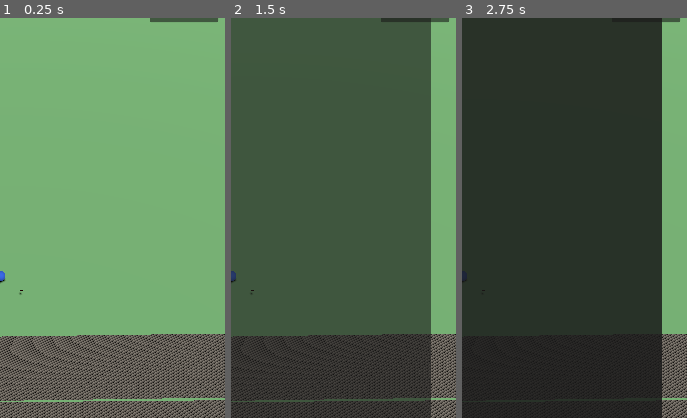
Above: before the commit, frames 1-3 (left to right).
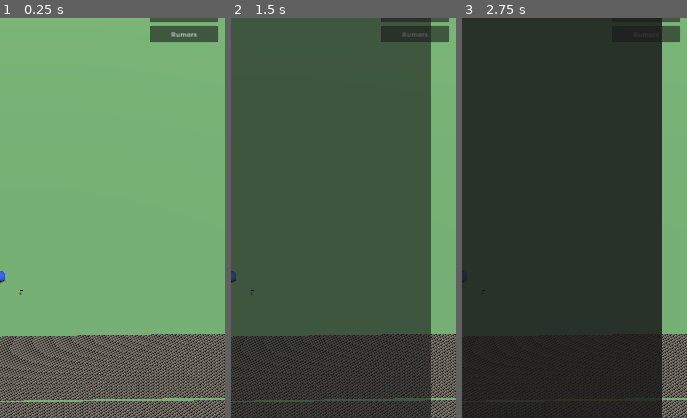
Above: after the commit, the same moments.

Repository: Dominic339/Shared-Skies
Game: Godot game, scene res://scenes/Main.tscn
Same seed, same stepped clock (60 frames per second), same inputs: the game is played once before the commit and once after it.
Inputs (mouse positions are % of the whole screen's width and height, from its top left):
- Up to frame 1 (0.25 s): no input
- Up to frame 2 (1.5 s): click (14, 3) at 0.52 s; type "12" at 0.6 s; click (14, 5) at 0.75 s; type "12" at 0.83 s; click "Atlas" at 1.25 s
- Up to frame 3 (2.75 s): click "Postcards" at 2 s
The pictures show only the part of the screen within x 50-100%, y 17-67%; the shares and areas given below are measured in that part.

The runs differ from the first frame. In frame 1, 1.2% of the frame differs, in the area x 66-97%, y 2-6%; in frame 2, 1.1%; in frame 3, 0.3%.

Commit message:
Add Rumor submission/confirmation/moderation lifecycle
Reuses the pipeline the schema already anticipated -- landmarks.
lifecycle_state='rumor', landmark_sources.source_type='player_submission',
verifications (confirmation events), submission_tickets (moderation
queue) -- same pattern as profile_card_slots/museum_exhibit_slots
sitting unused until built on.

submit_rumor(): records a Rumor at the submitter's current location,
attached to the nearest published Community by center point (no
boundary/containment data exists yet). confirm_rumor(): one confirmation
per wayfinder (verifications' own unique constraint), never the
original submitter, only within rumors.confirmation_radius_meters of
the Rumor's actual location. Reaching rumors.required_confirmations
moves the associated ticket to in_review, NOT the landmark to
published -- confirmations only prove the place exists and is
reachable, a human still decides whether it belongs in the game.
report_rumor(): unsafe/inaccessible/inappropriate become a
content_report ticket, duplicate its own duplicate_flag ticket, with a
new report_category column preserving the specific reason.

approve_rumor()/reject_rumor(): manual admin decision functions, not
granted to any client role -- Supabase Studio SQL editor only, for now.
Approval promotes the existing landmarks row in place (no new row
needed); rejection preserves the submission and requires a reason,
never deletes anything.

Also added landmarks_rumor_read (additive RLS policy so nearby Rumors
are visible before they're published) and a submitter_notes column on
submission_tickets (the submitter-side counterpart to the existing
resolution_notes, which is reserved for the resolver).

Client: a Rumors screen -- submit at current location, a nearby list
showing "Needs confirmations: X/Y" with Confirm/Report buttons gated by
ownership/prior-confirmation state, and a small report sub-panel.
Community recommendations intentionally not touched -- noted as a
related but separate submission type for later, per the existing
community_recommendations table's own simpler shape.

Co-Authored-By: Claude Sonnet 5 <noreply@anthropic.com>
Claude-Session: https://claude.ai/code/session_01AHmiCVGuG2bKpEKrF4VL2r

Diff:
--- a/client/scenes/Main.tscn
+++ b/client/scenes/Main.tscn
@@ -13,6 +13,7 @@
 [ext_resource type="Script" path="res://scripts/community_board_ui.gd" id="11"]
 [ext_resource type="Script" path="res://scripts/mailbox_ui.gd" id="12"]
 [ext_resource type="Script" path="res://scripts/museum_ui.gd" id="13"]
+[ext_resource type="Script" path="res://scripts/rumors_ui.gd" id="14"]
 
 [sub_resource type="PlaneMesh" id="PlaneMesh_1"]
 size = Vector2(6000, 6000)
@@ -180,6 +181,15 @@
 offset_bottom = 344.0
 text = "Museum"
 
+[node name="RumorsButton" type="CanvasLayer" parent="."]
+
+[node name="Button" type="Button" parent="RumorsButton"]
+offset_left = 900.0
+offset_top = 352.0
+offset_right = 1064.0
+offset_bottom = 392.0
+text = "Rumors"
+
 [node name="AtlasUI" type="CanvasLayer" parent="."]
 script = ExtResource("6")
 
@@ -481,3 +491,66 @@
 
 [node name="CloseButton" type="Button" parent="MuseumUI/Panel/VBoxContainer"]
 text = "Close"
+
+[node name="RumorsUI" type="CanvasLayer" parent="."]
+script = ExtResource("14")
+
+[node name="Panel" type="PanelContainer" parent="RumorsUI"]
+offset_left = 60.0
+offset_top = 220.0
+offset_right = 1020.0
+offset_bottom = 1400.0
+
+[node name="VBoxContainer" type="VBoxContainer" parent="RumorsUI/Panel"]
+
+[node name="TitleLabel" type="Label" parent="RumorsUI/Panel/VBoxContainer"]
+theme_override_font_sizes/font_size = 32
+text = "Rumors"
+
+[node name="SubmitControls" type="VBoxContainer" parent="RumorsUI/Panel/VBoxContainer"]
+
+[node name="NameEdit" type="LineEdit" parent="RumorsUI/Panel/VBoxContainer/SubmitControls"]
+placeholder_text = "Rumor name"
+
+[node name="DescriptionEdit" type="LineEdit" parent="RumorsUI/Panel/VBoxContainer/SubmitControls"]
+placeholder_text = "Description"
+
+[node name="CategoryOption" type="OptionButton" parent="RumorsUI/Panel/VBoxContainer/SubmitControls"]
+
+[node name="SubmitButton" type="Button" parent="RumorsUI/Panel/VBoxContainer/SubmitControls"]
+text = "Submit Rumor"
+
+[node name="ScrollContainer" type="ScrollContainer" parent="RumorsUI/Panel/VBoxContainer"]
+size_flags_vertical = 3
+
+[node name="EntriesContainer" type="VBoxContainer" parent="RumorsUI/Panel/VBoxContainer/ScrollContainer"]
+size_flags_horizontal = 3
+
+[node name="StatusLabel" type="Label" parent="RumorsUI/Panel/VBoxContainer"]
+text = ""
+
+[node name="CloseButton" type="Button" parent="RumorsUI/Panel/VBoxContainer"]
+text = "Close"
+
+[node name="ReportPanel" type="PanelContainer" parent="RumorsUI"]
+offset_left = 200.0
+offset_top = 500.0
+offset_right = 880.0
+offset_bottom = 780.0
+
+[node name="VBoxContainer" type="VBoxContainer" parent="RumorsUI/ReportPanel"]
+
+[node name="TitleLabel" type="Label" parent="RumorsUI/ReportPanel/VBoxContainer"]
+theme_override_font_sizes/font_size = 24
+text = "Report Rumor"
+
+[node name="ReportCategoryOption" type="OptionButton" parent="RumorsUI/ReportPanel/VBoxContainer"]
+
+[node name="ReportDetailsEdit" type="LineEdit" parent="RumorsUI/ReportPanel/VBoxContainer"]
+placeholder_text = "Details (optional)"
+
+[node name="ReportSubmitButton" type="Button" parent="RumorsUI/ReportPanel/VBoxContainer"]
+text = "Submit Report"
+
+[node name="CloseButton" type="Button" parent="RumorsUI/ReportPanel/VBoxContainer"]
+text = "Close"
--- a/client/scripts/main.gd
+++ b/client/scripts/main.gd
@@ -46,6 +46,8 @@
 @onready var mailbox_ui: CanvasLayer = $MailboxUI
 @onready var museum_button: Button = $MuseumButton/Button
 @onready var museum_ui: CanvasLayer = $MuseumUI
+@onready var rumors_button: Button = $RumorsButton/Button
+@onready var rumors_ui: CanvasLayer = $RumorsUI
 
 var markers_by_landmark_id: Dictionary = {}
 var focused_marker: LandmarkMarker = null
@@ -65,6 +67,7 @@
 	community_board_button.pressed.connect(_on_community_board_button_pressed)
 	mailbox_button.pressed.connect(_on_mailbox_button_pressed)
 	museum_button.pressed.connect(_on_museum_button_pressed)
+	rumors_button.pressed.connect(_on_rumors_button_pressed)
 
 	if not SupabaseClient.is_ready:
 		await SupabaseClient.authenticated
@@ -110,6 +113,8 @@
 		if mailbox_ui.close_topmost():
 			return
 		if museum_ui.close_topmost():
+			return
+		if rumors_ui.close_topmost():
 			return
 		if landmark_display.close_topmost():
 			return
@@ -268,6 +273,10 @@
 	museum_ui.show_museum()
 
 
+func _on_rumors_button_pressed() -> void:
+	rumors_ui.show_rumors()
+
+
 func _record_visit(marker: LandmarkMarker) -> void:
 	var is_first := not marker.visited
 	marker.set_visited(true)  # optimistic -- avoids double-recording if tapped again before this resolves
--- /dev/null
+++ b/client/scripts/rumors_ui.gd
@@ -0,0 +1,165 @@
+extends CanvasLayer
+
+# Smallest safe Rumor lifecycle: submit one at your current (dev)
+# location, see nearby open Rumors with confirmation progress, confirm
+# one you're physically near (never your own submission, never twice),
+# or report a problem with one. Reaching the confirmation threshold
+# moves it to admin review (Supabase Studio, for now) -- it does NOT
+# publish automatically. Community recommendations are a related but
+# separate submission type and aren't part of this screen.
+
+signal closed
+
+const LANDMARK_CATEGORIES := [
+	"park", "trail", "museum", "historic_site", "garden", "overlook",
+	"beach", "business", "memorial", "covered_bridge", "other",
+]
+const REPORT_CATEGORIES := ["unsafe", "inaccessible", "duplicate", "inappropriate"]
+
+@onready var panel: PanelContainer = $Panel
+@onready var name_edit: LineEdit = $Panel/VBoxContainer/SubmitControls/NameEdit
+@onready var description_edit: LineEdit = $Panel/VBoxContainer/SubmitControls/DescriptionEdit
+@onready var category_option: OptionButton = $Panel/VBoxContainer/SubmitControls/CategoryOption
+@onready var submit_button: Button = $Panel/VBoxContainer/SubmitControls/SubmitButton
+@onready var entries_container: VBoxContainer = $Panel/VBoxContainer/ScrollContainer/EntriesContainer
+@onready var status_label: Label = $Panel/VBoxContainer/StatusLabel
+@onready var close_button: Button = $Panel/VBoxContainer/CloseButton
+
+@onready var report_panel: PanelContainer = $ReportPanel
+@onready var report_category_option: OptionButton = $ReportPanel/VBoxContainer/ReportCategoryOption
+@onready var report_details_edit: LineEdit = $ReportPanel/VBoxContainer/ReportDetailsEdit
+@onready var report_submit_button: Button = $ReportPanel/VBoxContainer/ReportSubmitButton
+@onready var report_close_button: Button = $ReportPanel/VBoxContainer/CloseButton
+
+var _report_landmark_id: String = ""
+
+
+func _ready() -> void:
+	for category in LANDMARK_CATEGORIES:
+		category_option.add_item(category)
+	for category in REPORT_CATEGORIES:
+		report_category_option.add_item(category)
+
+	submit_button.pressed.connect(_on_submit_pressed)
+	report_submit_button.pressed.connect(_on_report_submit_pressed)
+	report_close_button.pressed.connect(_on_report_close_pressed)
+	close_button.pressed.connect(_on_close_pressed)
+	report_panel.hide()
+	hide()
+
+
+func show_rumors() -> void:
+	status_label.text = ""
+	report_panel.hide()
+	show()
+	await _load_rumors()
+
+
+func _load_rumors() -> void:
+	for child in entries_container.get_children():
+		child.queue_free()
+
+	var rows: Array = await SupabaseClient.get_table(
+		"rumor_landmarks_view",
+		"select=id,name,category,required_verifications,confirmation_count,already_confirmed,is_own_submission"
+		+ "&order=name"
+	)
+
+	for row: Dictionary in rows:
+		var row_box := HBoxContainer.new()
+		var label := Label.new()
+		label.size_flags_horizontal = Control.SIZE_EXPAND_FILL
+		label.text = "%s (%s) -- Needs confirmations: %d/%d" % [
+			row.get("name", ""), row.get("category", ""),
+			row.get("confirmation_count", 0), row.get("required_verifications", 5)
+		]
+		row_box.add_child(label)
+
+		var landmark_id: String = row.get("id", "")
+		var is_own: bool = row.get("is_own_submission", false)
+		var already_confirmed: bool = row.get("already_confirmed", false)
+
+		var confirm_button := Button.new()
+		confirm_button.text = "Confirm"
+		confirm_button.disabled = is_own or already_confirmed
+		confirm_button.pressed.connect(_on_confirm_pressed.bind(landmark_id))
+		row_box.add_child(confirm_button)
+
+		var report_button := Button.new()
+		report_button.text = "Report"
+		report_button.pressed.connect(_on_report_pressed.bind(landmark_id))
+		row_box.add_child(report_button)
+
+		entries_container.add_child(row_box)
+
+
+func _on_submit_pressed() -> void:
+	if name_edit.text.strip_edges().is_empty():
+		return
+
+	var result: Variant = await SupabaseClient.call_rpc("submit_rumor", {
+		"p_name": name_edit.text,
+		"p_description": description_edit.text,
+		"p_category": LANDMARK_CATEGORIES[category_option.selected],
+		"p_lat": DevLocation.current_lat,
+		"p_lng": DevLocation.current_lng,
+	})
+	if result is Dictionary and result.is_empty():
+		status_label.text = SupabaseClient.last_error_message
+	else:
+		status_label.text = ""
+		name_edit.text = ""
+		description_edit.text = ""
+		await _load_rumors()
+
+
+func _on_confirm_pressed(landmark_id: String) -> void:
+	var result: Variant = await SupabaseClient.call_rpc("confirm_rumor", {
+		"p_landmark_id": landmark_id,
+		"p_lat": DevLocation.current_lat,
+		"p_lng": DevLocation.current_lng,
+	})
+	if result is Dictionary and result.is_empty():
+		status_label.text = SupabaseClient.last_error_message
+	else:
+		status_label.text = ""
+		await _load_rumors()
+
+
+func _on_report_pressed(landmark_id: String) -> void:
+	_report_landmark_id = landmark_id
+	report_details_edit.text = ""
+	report_panel.show()
+
+
+func _on_report_submit_pressed() -> void:
+	var result: Variant = await SupabaseClient.call_rpc("report_rumor", {
+		"p_landmark_id": _report_landmark_id,
+		"p_report_category": REPORT_CATEGORIES[report_category_option.selected],
+		"p_details": report_details_edit.text,
+	})
+	if result is Dictionary and result.is_empty():
+		status_label.text = SupabaseClient.last_error_message
+	else:
+		status_label.text = "Report submitted."
+	report_panel.hide()
+
+
+func _on_report_close_pressed() -> void:
+	report_panel.hide()
+
+
+func _on_close_pressed() -> void:
+	hide()
+	closed.emit()
+
+
+# Used by main.gd's global Escape handler, same pattern as the other UIs.
+func close_topmost() -> bool:
+	if not visible:
+		return false
+	if report_panel.visible:
+		_on_report_close_pressed()
+	else:
+		_on_close_pressed()
+	return true
Not shown, added: supabase/migrations/20260735000000_rumor_schema_prep.sql
Not shown, added: supabase/migrations/20260735010000_rumor_functions.sql
Not shown, added: supabase/migrations/20260735020000_rumor_moderation_functions.sql
Not shown, added: supabase/migrations/20260735030000_rumor_views.sql
